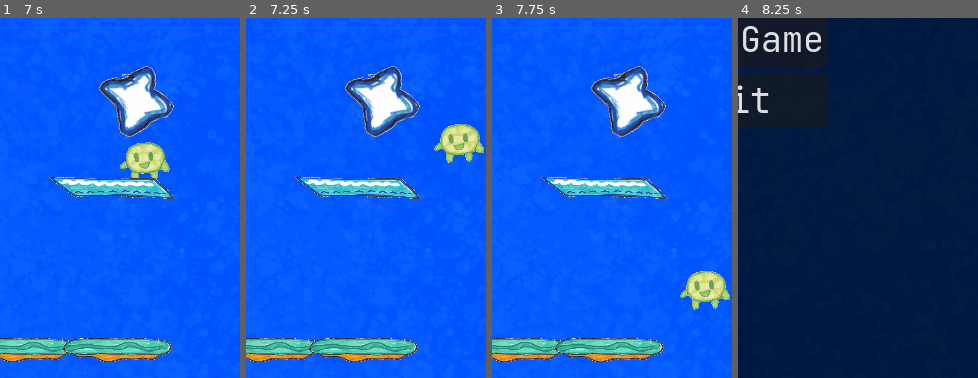
Above: before the commit, frames 1-4 (left to right).
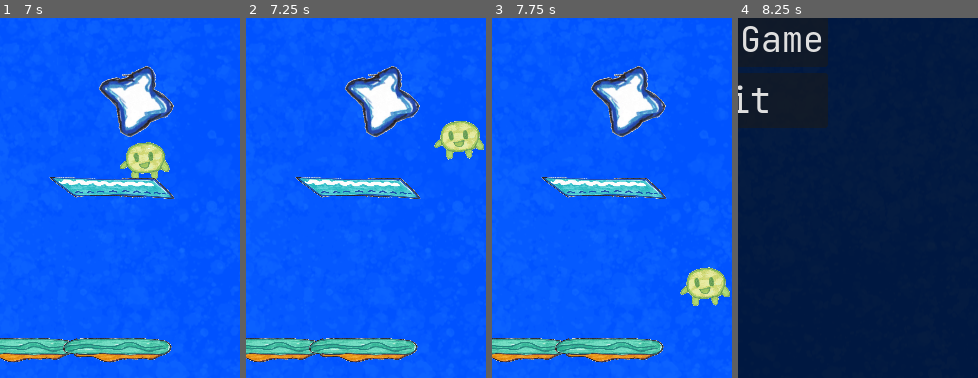
Above: after the commit, the same moments.

Repository: AkshayK-960/AstroLeap
Game: Godot game, scene res://title.tscn
The game is run twice, just before and just after one commit, with the same random seed, the same clock (stepped at 60 frames per second) and the same inputs.
Inputs (mouse positions are % of the whole screen's width and height, from its top left):
- Up to frame 1 (7 s): click "Play Game" at 0.5 s; tap Enter at 1.25 s; move the mouse to (72, 45) at 1.27 s; hold Right (ui_right) 1.28-2 s; tap Alt at 1.35, 2.85, 4.35, 6.6 s; click (72, 45) at 1.42 s; tap Up at 1.52, 4.52 s; drag from (30, 55) to (45, 70) at 2.02 s; move the mouse to (60, 28) at 2.77 s; hold Left (ui_left) 2.78-3.5 s; drag from (45, 70) to (20, 35) at 3.52 s; move the mouse to (80, 65) at 4.27 s; hold Right (ui_right) 4.28-5 s; click "Play Game" at 5 s; drag from (20, 35) to (35, 25) at 5.77 s; move the mouse to (55, 50) at 6.52 s; hold Right (ui_right) from 6.53 s (still down); click (55, 50) at 6.67 s
- Up to frame 2 (7.25 s): keep holding Right (ui_right)
- Up to frame 3 (7.75 s): release Right (ui_right) at 7.25 s; drag from (35, 25) to (30, 55) at 7.27 s
- Up to frame 4 (8.25 s): move the mouse to (72, 45) at 8.02 s; hold Left (ui_left) from 8.03 s (still down); tap Alt at 8.1 s
The pictures show only the part of the screen within x 50-100%, y 50-100%; the shares and areas given below are measured in that part.

Frame 1 is identical in both runs. In frame 2, 1.1% of the frame differs, in the area x 78-100%, y 28-41%; in frame 3, 1.1%; in frame 4, nothing differs.

Commit message:
add sound effects and music

Diff:
--- a/astro-leap/node_2d.tscn
+++ b/astro-leap/node_2d.tscn
@@ -17,6 +17,7 @@
 [ext_resource type="Texture2D" uid="uid://dlic87bkfxh37" path="res://Assets/hand-drawn-assets/Star1.png" id="15_d2bti"]
 [ext_resource type="Texture2D" uid="uid://uij5tkejtxa3" path="res://Assets/hand-drawn-assets/Star2.png" id="16_ta5nu"]
 [ext_resource type="PackedScene" uid="uid://eaeml336ouul" path="res://title.tscn" id="17_flf07"]
+[ext_resource type="AudioStream" uid="uid://dujt5yv73dld" path="res://Assets/main_music.mp3" id="18_k73cj"]
 
 [sub_resource type="RectangleShape2D" id="RectangleShape2D_rj586"]
 size = Vector2(39, 686.5)
@@ -51,6 +52,9 @@
 
 [node name="icy platform" parent="." unique_id=853726416 instance=ExtResource("5_kdubu")]
 position = Vector2(100, -200)
+
+[node name="CollisionShape2D" parent="icy platform" index="0" unique_id=854059638]
+position = Vector2(9, 192)
 
 [node name="Sprite2D" parent="icy platform" index="1" unique_id=1103832097]
 position = Vector2(12.000008, 199)
@@ -179,6 +183,11 @@
 
 [node name="Title" parent="." unique_id=917597684 instance=ExtResource("17_flf07")]
 
+[node name="AudioStreamPlayer" type="AudioStreamPlayer" parent="." unique_id=183934230]
+stream = ExtResource("18_k73cj")
+autoplay = true
+parameters/looping = true
+
 [connection signal="body_entered" from="Camera2D/Area2D" to="Camera2D/Area2D" method="_on_body_entered"]
 
 [editable path="icy platform"]
--- a/astro-leap/player.gd
+++ b/astro-leap/player.gd
@@ -5,7 +5,10 @@
 const friction = 1000
 var is_slippery
 
+@onready var audio_player = $AudioStreamPlayer2D
+
 func _physics_process(delta: float) -> void:
+	var was_on_floor = is_on_floor()
 	if not is_on_floor():
 		velocity = velocity + get_gravity() * delta
 
@@ -41,6 +44,11 @@
 		velocity.y = jumpHeight
 
 
+
+	if is_on_floor() and not was_on_floor:
+		audio_player.play()
+
+
 @onready var player = get_node("../Player")
 func _process(delta: float) -> void:
 	var normalized_var = clamp(-player.position.y / 8000, 0.0, 1.0)
--- a/astro-leap/player.tscn
+++ b/astro-leap/player.tscn
@@ -2,6 +2,7 @@
 
 [ext_resource type="Script" uid="uid://fcrwa4bans81" path="res://player.gd" id="1_onrkg"]
 [ext_resource type="Texture2D" uid="uid://x118pb7r113s" path="res://Assets/hand-drawn-assets/Player.png" id="2_onrkg"]
+[ext_resource type="AudioStream" uid="uid://4rjorv3togxr" path="res://Assets/jump-sound.mp3" id="3_i3pqv"]
 
 [sub_resource type="CapsuleShape2D" id="CapsuleShape2D_onrkg"]
 radius = 19.0
@@ -20,3 +21,7 @@
 position = Vector2(0, 4)
 rotation = -1.5707964
 shape = SubResource("CapsuleShape2D_onrkg")
+
+[node name="AudioStreamPlayer2D" type="AudioStreamPlayer2D" parent="." unique_id=571860749]
+stream = ExtResource("3_i3pqv")
+volume_db = 8.851
Not shown, added: astro-leap/Assets/jump-sound.mp3.import
Not shown, added: astro-leap/Assets/main_music.mp3.import
Not shown, added: astro-leap/Assets/jump-sound.mp3
Not shown, added: astro-leap/Assets/main_music.mp3
